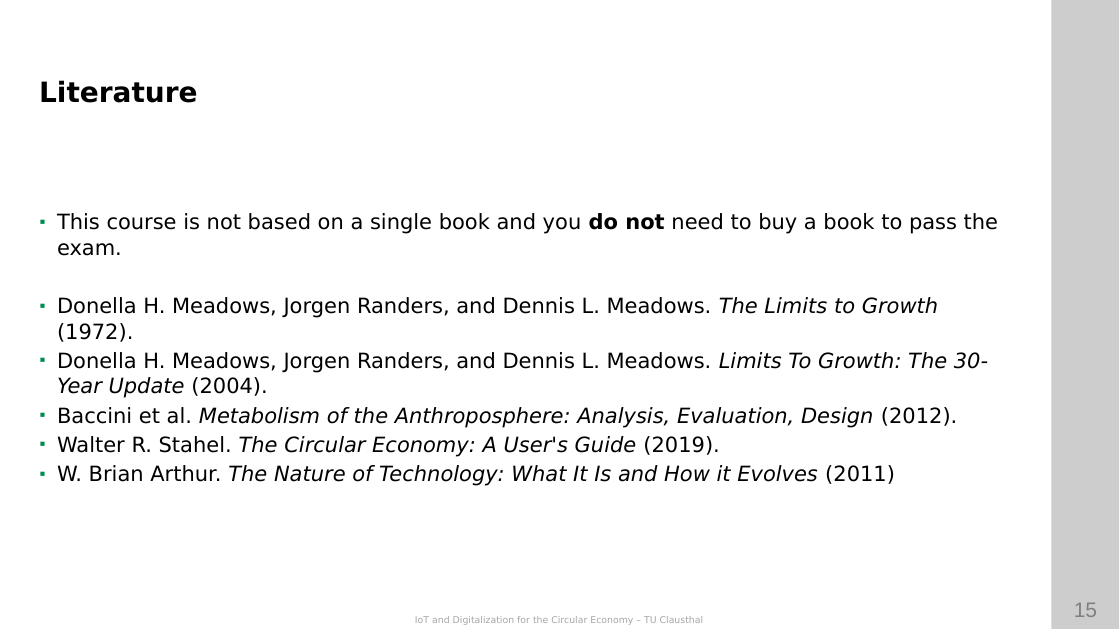
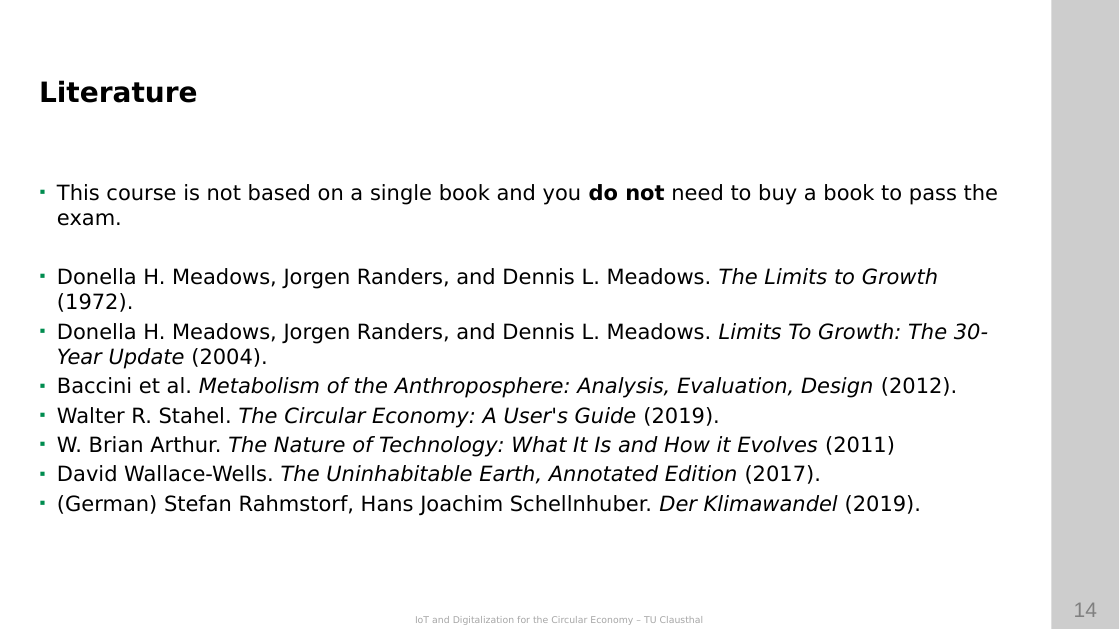
Before and after one commit to ETCE-LAB/teaching-material, a slide deck: slide 14 of IoT-and-Digitalization-for-the-Circular-Economy/IoT-CE-L00-Organization.pptx (slide 15 before the commit). Drawn at 1120x630 pixels with LibreOffice and Linux fonts; fonts in the diff are those of the drawing; background and template pictures are left out. Boxes give left, top, right and bottom in pixels: in the first picture for what was removed or moved away, otherwise in the second. Text is boxed around its words. In the diff, an @@ line names an element or a change of style, - is before the commit and + after.

```diff
--- a/IoT-and-Digitalization-for-the-Circular-Economy/IoT-CE-L00-Organization.pptx
+++ b/IoT-and-Digitalization-for-the-Circular-Economy/IoT-CE-L00-Organization.pptx
@@ text at (x1=57, y1=465, x2=921, y2=516): paragraphs added @@
+▪ David Wallace-Wells. The Uninhabitable Earth, Annotated Edition (2017).
+▪ (German) Stefan Rahmstorf, Hans Joachim Schellnhuber. Der Klimawandel (2019).
@@ page number at (x1=1074, y1=603, x2=1097, y2=617): text changed @@
-15
+14
```
Also in this commit, not shown: 7 other slides changed, 1 slide removed, 50 other files.
